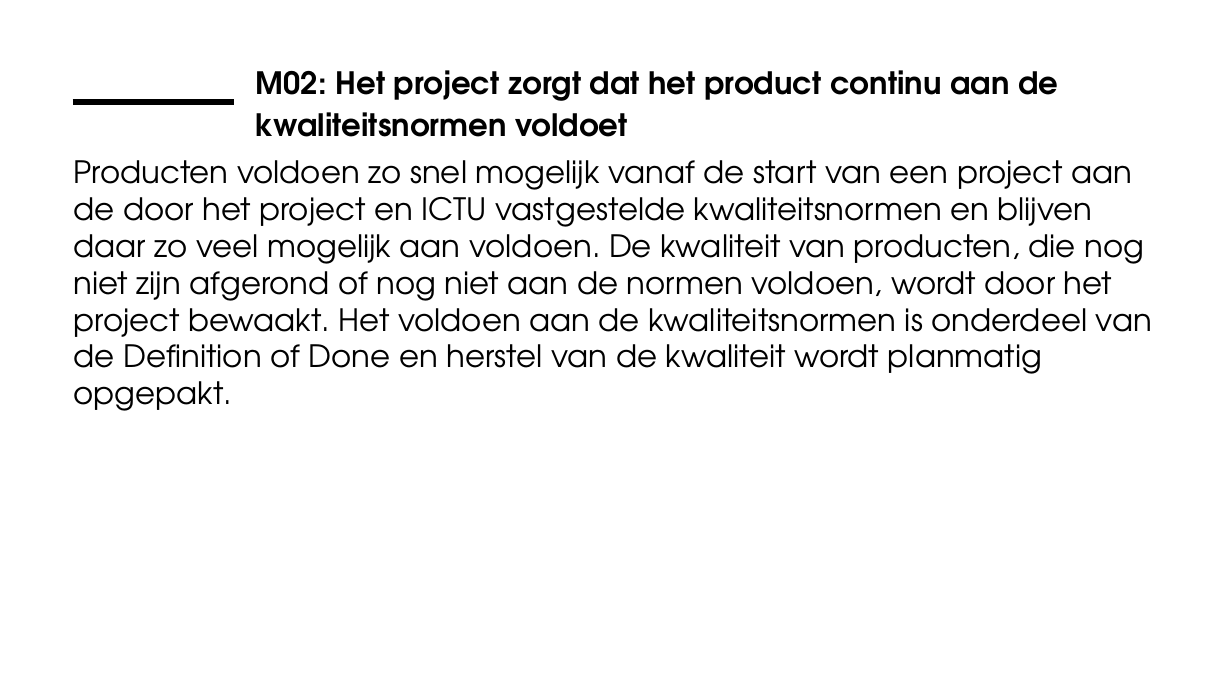
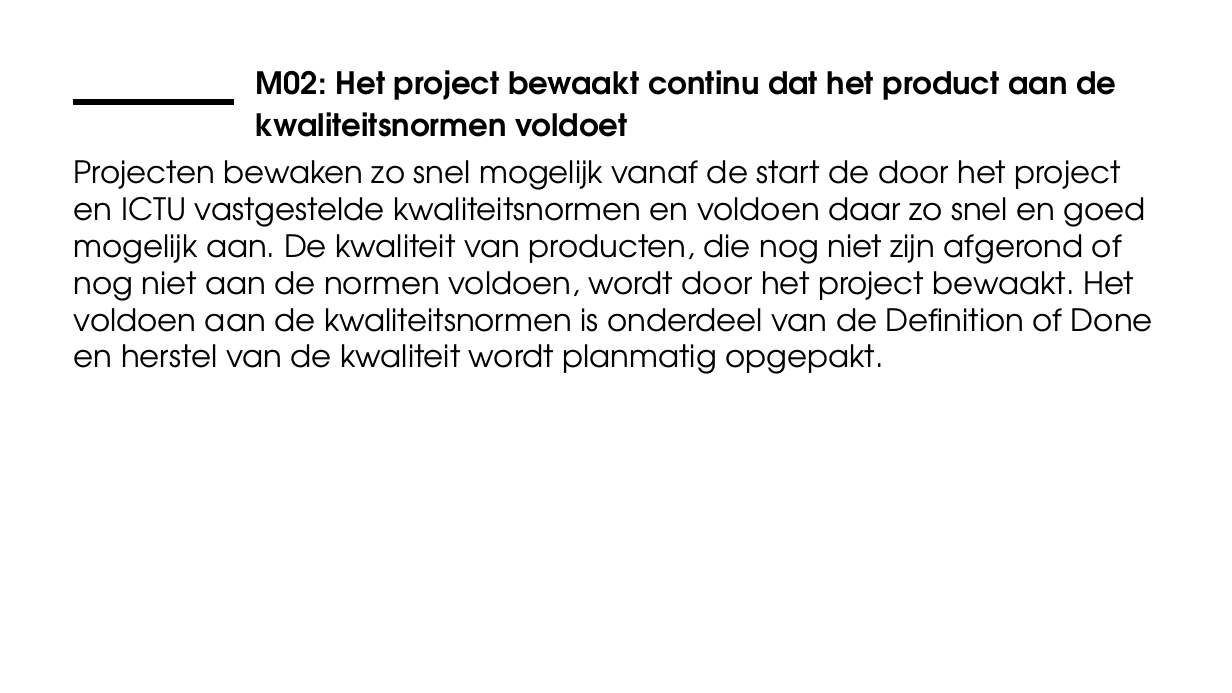
Before and after one commit to ICTU/Kwaliteitsaanpak, a slide deck: slide 8 of docs/wip/ICTU-Kwaliteitsaanpak.pptx. Drawn at 1232x693 pixels with LibreOffice and Linux fonts; fonts in the diff are those of the drawing; background and template pictures are left out. Boxes give left, top, right and bottom in pixels: in the first picture for what was removed or moved away, otherwise in the second. Text is boxed around its words. In the diff, an @@ line names an element or a change of style, - is before the commit and + after.

Commit message:
De titel van M02 is veranderd van 'Het project zorgt dat het product continu aan de kwaliteitsnormen voldoet' in 'Het project bewaakt continu dat het product aan de kwaliteitsnormen voldoet'. Continue aan alle kwaliteitsnormen voldoen is in de praktijk onmogelijk (zie ook M08 'Het project maakt technische schuld inzichtelijk en lost deze planmatig op'). Hiermee is de overlap met M06 'Het project meet kwaliteitsnormen geautomatiseerd en frequent' zo groot dat deze laatste maatregel is komen te vervallen. Closes #688.

```diff
--- a/docs/wip/ICTU-Kwaliteitsaanpak.pptx
+++ b/docs/wip/ICTU-Kwaliteitsaanpak.pptx
@@ title at bbox=[256, 70, 1116, 137]: text changed @@
-M02: Het project zorgt dat het product continu aan de kwaliteitsnormen voldoet
+M02: Het project bewaakt continu dat het product aan de kwaliteitsnormen voldoet
@@ text at bbox=[74, 160, 1153, 374]: text changed @@
-Producten voldoen zo snel mogelijk vanaf de start van een project aan de door het project en ICTU vastgestelde kwaliteitsnormen en blijven daar zo veel mogelijk aan voldoen. De kwaliteit van producten, die nog niet zijn afgerond of nog niet aan de normen voldoen, wordt door het project bewaakt. Het voldoen aan de kwaliteitsnormen is onderdeel van de Definition of Done en herstel van de kwaliteit wordt planmatig opgepakt.
+Projecten bewaken zo snel mogelijk vanaf de start de door het project en ICTU vastgestelde kwaliteitsnormen en voldoen daar zo snel en goed mogelijk aan. De kwaliteit van producten, die nog niet zijn afgerond of nog niet aan de normen voldoen, wordt door het project bewaakt. Het voldoen aan de kwaliteitsnormen is onderdeel van de Definition of Done en herstel van de kwaliteit wordt planmatig opgepakt.
```
Also in this commit, not shown: 1 other slide changed, 1 slide removed, 28 other files.
